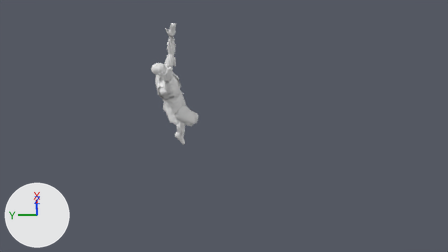
An edit to the Blender file PongKlohn/Assets/Models/Character_good_monk.blend, drawn before and after from the same camera.
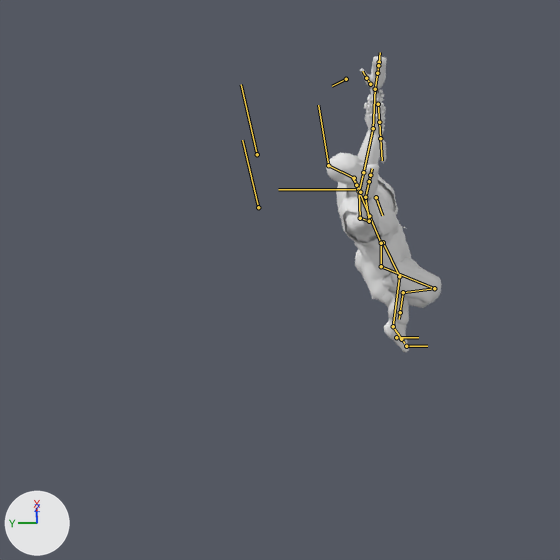
Each version is shown from the file's camera 'Camera', then close up on the part from 4% to 55% of the width and 0% to 91% of the height. The lights are fixed; the arrows at lower left show +X, +Y and +Z. Both versions are drawn at frame 493 of the action 'RiggAction'; the numbers are the values there. The bones that bend it are drawn over the model as lines in the close-ups.

Objects in the first close-up: 'GOOD_MONK.000'.
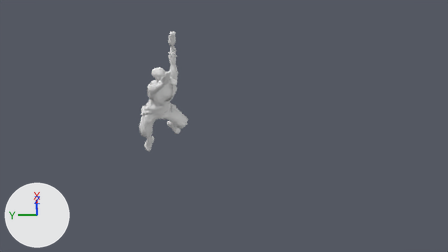
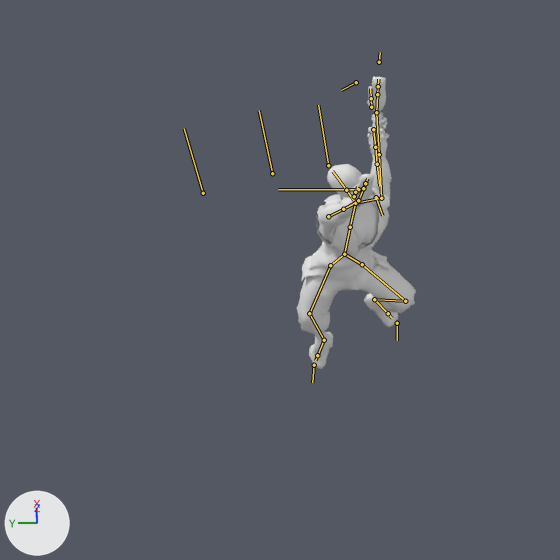
Boxes [x1, y1, x2, y2] around the edits, measured in the close-ups (560 x 560 px):
'GOOD_MONK.000', posed
    before: [326, 56, 442, 353]
    after: [297, 77, 416, 369]
bone 'foot.R', root to tip
    before: (403, 292) to (400, 312)
    after: (324, 340) to (317, 355)
bone 'Poltarget_BauchRotation', root to tip
    before: (258, 207) to (242, 140)
    after: (272, 173) to (259, 110)
bone 'Handle_foot.L', root to tip
    before: (406, 346) to (427, 346)
    after: (397, 323) to (397, 340)
bone 'Handle_foot.R', root to tip
    before: (396, 337) to (418, 337)
    after: (314, 365) to (312, 382)

The edits, one by one:
Bone 'Poltarget_Knie_L' (bone_poltarget_knie_l) moves from (-0.065, 1.15, 0.846) to (-1.572, 1.015, -0.185).
Bone 'Poltarget_Knie_L' (bone_poltarget_knie_l) turns from (0, 0, 0) to (0, -88, 0) degrees about its own x, y and z.
Bone 'Handle_DaumenSpitze_L' (bone_handle_daumenspitze_l) moves from (0.0, 0.0, 0.0) to (-0.068, -0.061, 0.109).
Bone 'Handle_DaumenSpitze_R' (bone_handle_daumenspitze_r) moves from (0.0, 0.0, 0.0) to (0.042, -0.071, 0.13).
Bone 'Poltarget_Knie_R' (bone_poltarget_knie_r) moves from (0.27, 1.15, 0.846) to (-0.94, 1.076, -1.749).
Bone 'Poltarget_Knie_R' (bone_poltarget_knie_r) turns from (0, 0, 0) to (0, -88, 0) degrees about its own x, y and z.
Bone 'Poltarget_Elenbohen_R' (bone_poltarget_elenbohen_r) moves from (-0.51, 1.072, 2.371) to (0.148, 1.101, 0.53).
Bone 'Poltarget_Elenbohen_R' (bone_poltarget_elenbohen_r) turns from (0, 0, 0) to (0, -88, 0) degrees about its own x, y and z.
Bone 'Poltarget_Hüfte' (bone_poltarget_hüfte) moves from (-0.065, 1.15, 0.846) to (2.075, 0.403, 2.284).
Bone 'Poltarget_Hüfte' (bone_poltarget_hüfte) turns from (0, 0, 0) to (0, -88, 0) degrees about its own x, y and z.
Bone 'Handle_Body' (bone_handle_body) moves from (0.0, -0.157, 0.007) to (0.0, -0.03, -0.56).
Bone 'foot.R' (bone_foot_r) turns from (9, 35, 41) to (0, 1, 1) degrees about its own x, y and z.
Bone 'Poltarget_BauchRotation' (bone_poltarget_bauchrotation) moves from (-0.065, 1.15, 0.846) to (1.328, 0.322, 0.737).
Bone 'Poltarget_BauchRotation' (bone_poltarget_bauchrotation) turns from (0, 0, 0) to (0, -88, 0) degrees about its own x, y and z.
Bone 'Handle_Kette' (bone_handle_kette) moves from (0.859, -0.772, -0.479) to (0.901, -0.027, -0.847).
Bone 'Handle_Kette' (bone_handle_kette) turns from (0, 0, 0) to (-7, 88, -8) degrees about its own x, y and z.
Bone 'Handle_foot.L' (bone_handle_foot_l) moves from (0.477, 0.524, 0.76) to (0.403, 0.416, 1.221).
Bone 'Handle_foot.L' (bone_handle_foot_l) turns from (0, 0, 0) to (0, 0, -88) degrees about its own x, y and z.
Bone 'Handle_Bein_L' (bone_handle_bein_l) moves from (0.05, -0.281, -0.397) to (0.34, -0.345, -0.33).
Bone 'Handle_foot.R' (bone_handle_foot_r) moves from (-0.012, 0.446, 1.449) to (-0.054, -0.816, 0.715).
Bone 'Handle_foot.R' (bone_handle_foot_r) turns from (0, 0, 0) to (0, -7, -88) degrees about its own x, y and z.
Bone 'Handle_Bein_R' (bone_handle_bein_r) moves from (-0.388, -0.574, -0.493) to (-0.197, -0.343, -0.388).
